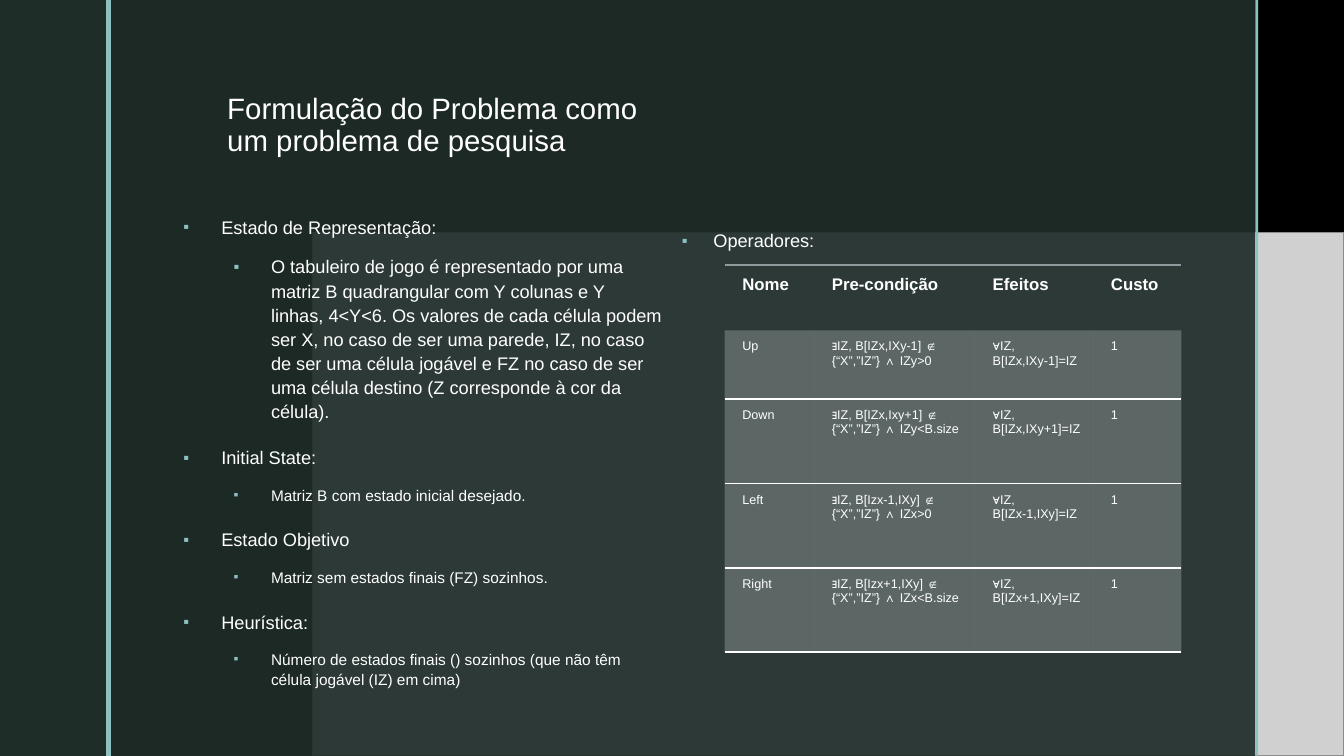
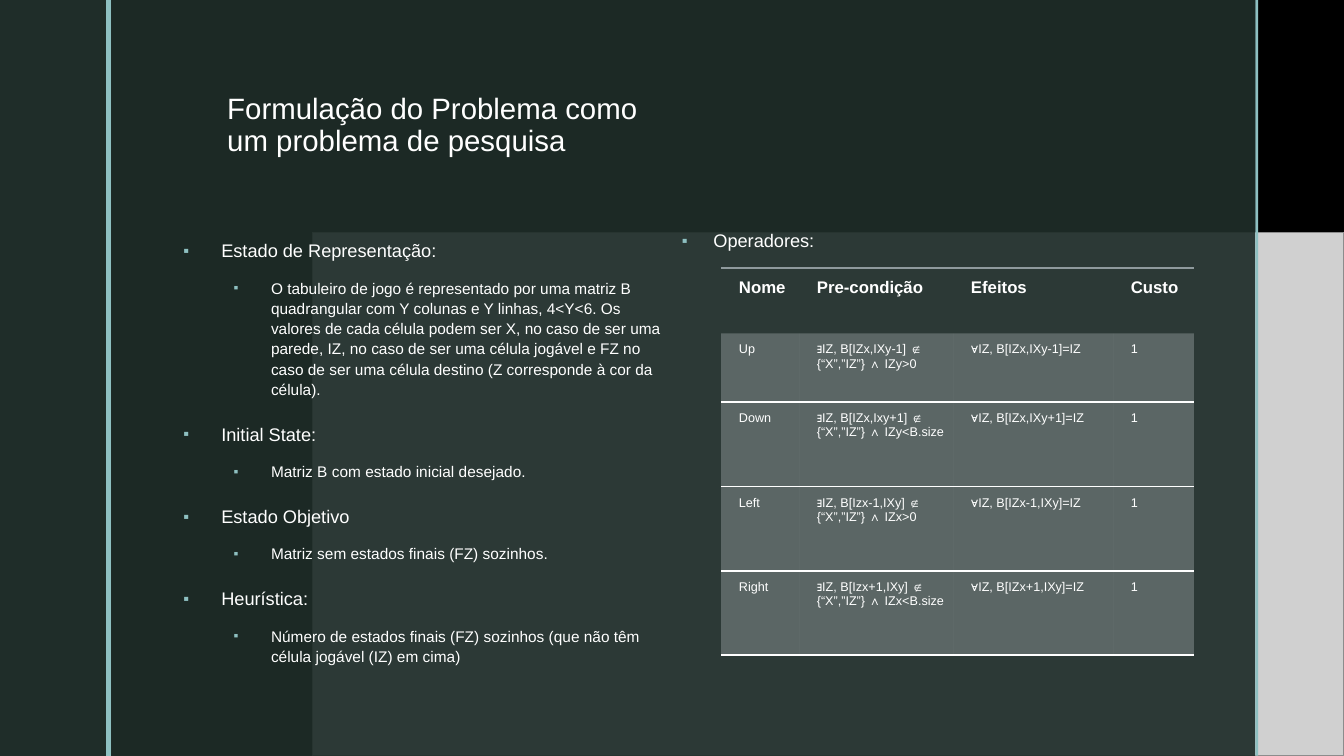
Before and after one commit to pedrovponte/IART-g39, a slide deck: slide 4 of docs/presentation.pptx. Drawn at 1344x756 pixels with LibreOffice and Linux fonts; fonts in the diff are those of the drawing; grey boxes stand for pictures; background and template pictures are left out. Boxes give left, top, right and bottom in pixels: in the first picture for what was removed or moved away, otherwise in the second. Text is boxed around its words. In the diff, an @@ line names an element or a change of style, - is before the commit and + after.

```diff
--- a/docs/presentation.pptx
+++ b/docs/presentation.pptx
@@ table: place and size @@
-table at (725,265,1183,652)
+table at (722,268,1195,655)
@@ text at (271,282,660,398): size 13 to 11 pt in "O tabuleiro de jogo é representado por ..." @@
@@ text at (271,630,640,665): text changed @@
-  ▪ Número de estados finais () sozinhos (que não têm célula jogável (IZ) em cima)
+  ▪ Número de estados finais (FZ) sozinhos (que não têm célula jogável (IZ) em cima)
```
Also in this commit, not shown: 1 other file.
